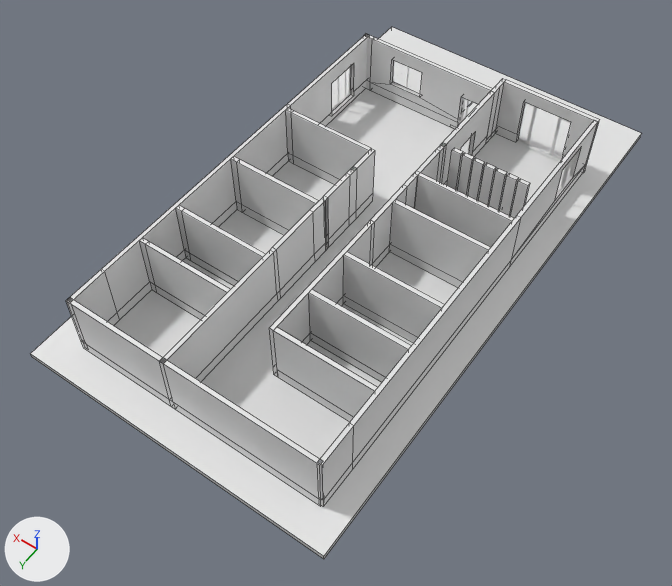
The Blender file 1_CAD/1_HOME/BLENDER/House_Option-2_From_Blender.blend, before and after one commit.
The view is the same before and after, from a 50 mm camera at (-10.3, 37.8, 36.1) aimed at (6.5, 14.3, -0.9). The lights are fixed; the arrows at lower left show +X, +Y and +Z. Mesh edges are drawn as thin lines on the coarser meshes.

Objects in the first picture: 'Foundation', 'Wall-1', 'Wall-10', 'Wall-11', 'Wall-12', 'Wall-13', 'Wall-18', 'Wall-2', 'Wall-3', 'Wall-5', 'Wall-8', 'Wall-9', 'Wall-separators'.
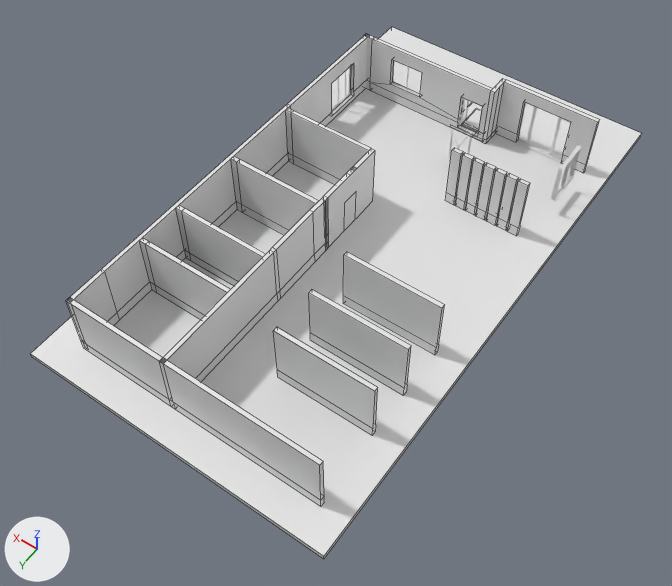
What the commit changed:
me_cube_018 is used by ob_wall_18; location (8.25, 10.52, 0.3); rotation (0.0, 0.0, 1.571), in degrees (0, 0, 90); scale (1.0, 0.375, 1.0).
me_cube_018 had 75 vertices, 61 faces, 2 loose edges and spanned x -1.9..13.9, y -0.3..0.3, z -0.3..3.4.
me_cube_018 now has 82 vertices, 64 faces and spans x -1.9..13.9, y -0.3..0.3, z -0.3..3.4.
Part 1, on me_cube_018:
9 vertices are removed from x -1.9..0.3, y -0.3..0.3, z -0.3..3.4.
22 faces are deleted.
2 loose edges are deleted.
16 vertices are added at x -0.2..0.8, y -0.3..0.3, z -0.3..1.8.
25 new faces join them.
Object 'Wall-3' (ob_wall_3) is now hidden.
Object 'Wall-8' (ob_wall_8) is now hidden.
Object 'Wall-9' (ob_wall_9) is now hidden.
Object 'Wall-10' (ob_wall_10) is now hidden.

Location of each change, (x1, y1, x2, y2) in pixels of the pictures (672 x 586 px; the box of a moved part takes in the faces that stretch with it):
'Wall-3', hidden
    before: (319, 120, 597, 506)
'Wall-8', hidden
    before: (269, 91, 494, 377)
'Wall-10', hidden
    before: (389, 199, 491, 288)
'Wall-9', hidden
    before: (415, 173, 514, 247)
part 1 of me_cube_018, moved or reshaped
    both: (325, 148, 375, 248)
